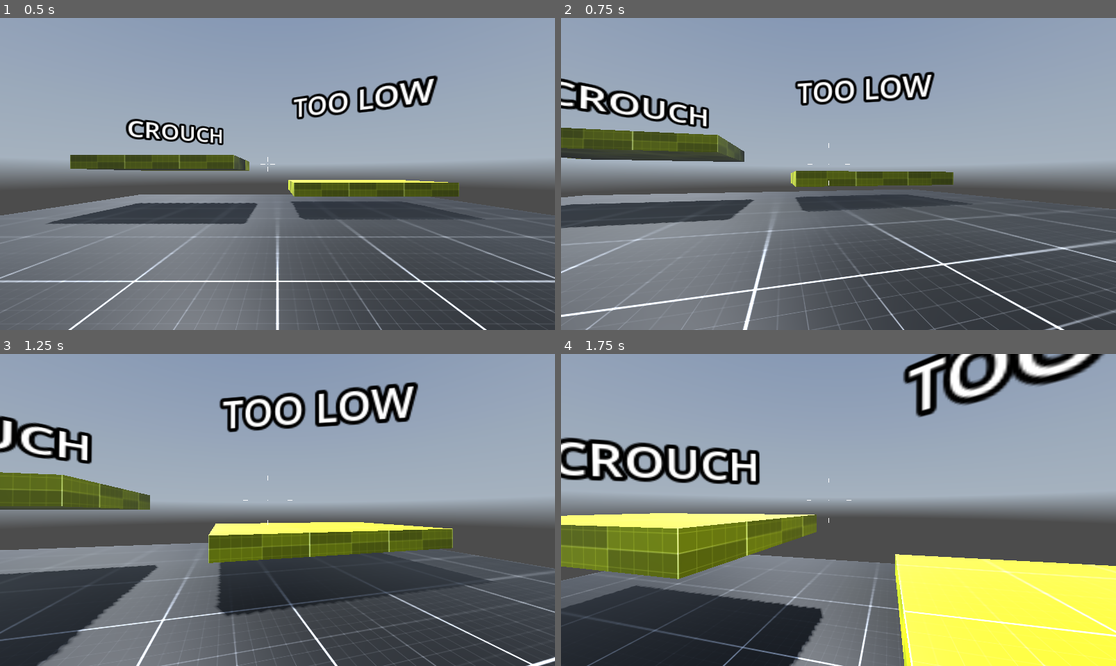
Above: before the commit, frames 1-4 (two rows, left to right).
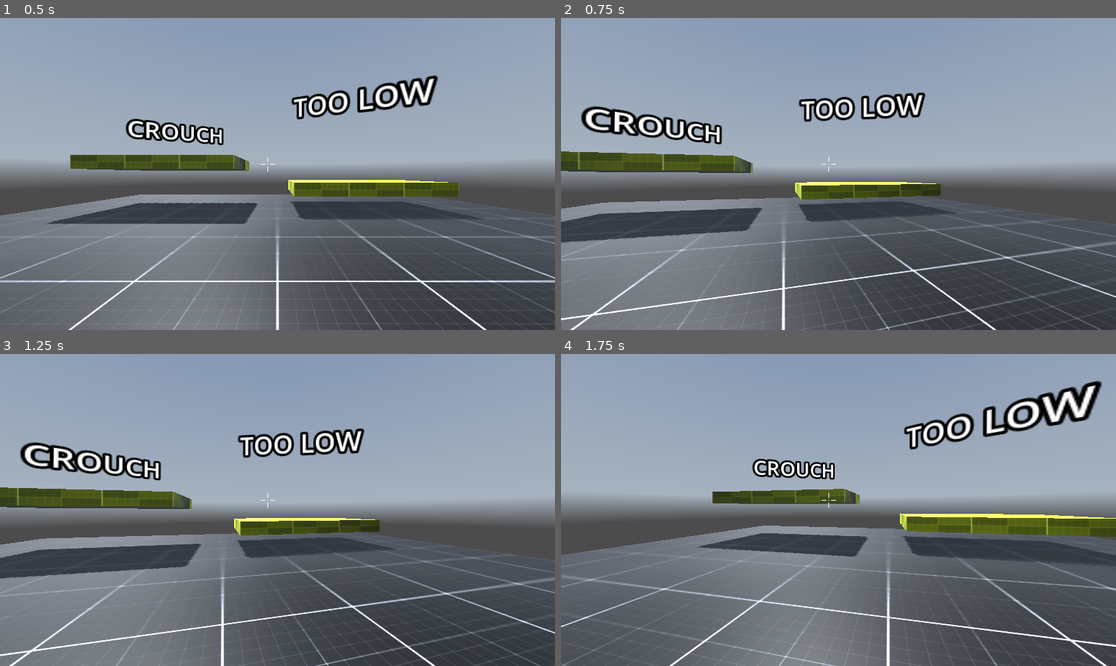
Above: after the commit, the same moments.

Repository: StayAtHomeDev-Git/FPS-Godot-Basic-Setup
Game: Godot game, scene res://levels/level_002.tscn
Same seed, same stepped clock (60 frames per second), same inputs: the game is played once before the commit and once after it. A sky picture missing from this copy of the repository is replaced by a grey-blue gradient.
Inputs (mouse positions are in pixels of both pictures, inside the frame that each line leads up to):
- Up to frame 1 (0.5 s): no input
- Up to frame 2 (0.75 s): tap Enter at 0.5 s; move the mouse to (866, 174) at 0.52 s; hold W (move_forward) from 0.53 s (still down); hold C (crouch) from 0.53 s (still down)
- Up to frame 3 (1.25 s): keep holding W (move_forward); keep holding C (crouch); tap Space (jump) at 0.77, 1.07 s; tap Shift (sprint) at 0.8 s
- Up to frame 4 (1.75 s): keep holding W (move_forward); move the mouse to (810, 510) at 1.27 s; release C (crouch) at 1.28 s; tap Shift (sprint) at 1.35 s; tap Space (jump) at 1.52, 1.55 s

Frame 1 is identical in both runs. In frame 2, 21% of the frame differs, in the area x 0-100%, y 17-100%; in frame 3, 30%; in frame 4, 49%, in the area x 0-100%, y 0-100%.

Commit message:
E10-terminé

Diff:
--- a/controllers/SprintingPlayerState.gd
+++ /dev/null
@@ -1,22 +0,0 @@
-class_name SprintingPayerState extends State
-
-
-# Called when the node enters the scene tree for the first time.
-@export var ANIMATION : AnimationPlayer
-@export var TOP_ANIM_SPEED : float = 1.6
-
-func enter() -> void:
-
-	ANIMATION.play("Sprinting",0.5,1.0)
-	Global.player._speed = Global.player.SPEED_SPRINTING
-
-func update(delta):
-	set_animation_speed(Global.player.velocity.length())
-
-func set_animation_speed(spd):
-		var alpha =remap(spd,0.0,Global.player.SPEED_SPRINTING,0.0,1.0)
-		ANIMATION.speed_scale = lerp(0.0, TOP_ANIM_SPEED,alpha)
-
-func _input(event) -> void:
-	if event.is_action_released("sprint") and Global.player.is_on_floor():
-		transition.emit("WalkingPlayerState")
--- a/controllers/fps_controller.tscn
+++ b/controllers/fps_controller.tscn
@@ -8,7 +8,7 @@
 [ext_resource type="Script" path="res://scripts/state_machine.gd" id="6_4e1jy"]
 [ext_resource type="Script" path="res://controllers/scripts/IdlePlayerState.gd" id="6_ol7nt"]
 [ext_resource type="Script" path="res://controllers/scripts/WalkingPlayerState.gd" id="7_tqs6g"]
-[ext_resource type="Script" path="res://controllers/SprintingPlayerState.gd" id="9_idqp6"]
+[ext_resource type="Script" path="res://controllers/scripts/SprintingPlayerState.gd" id="9_idqp6"]
 
 [sub_resource type="CapsuleShape3D" id="CapsuleShape3D_u6tj1"]
 
@@ -121,6 +121,39 @@
 tracks/5/interp = 1
 tracks/5/loop_wrap = true
 tracks/5/keys = {
+"handle_modes": PackedInt32Array(0),
+"points": PackedFloat32Array(0, -0.25, 0, 0.25, 0),
+"times": PackedFloat32Array(0)
+}
+tracks/6/type = "bezier"
+tracks/6/imported = false
+tracks/6/enabled = true
+tracks/6/path = NodePath("CameraController:position:x")
+tracks/6/interp = 1
+tracks/6/loop_wrap = true
+tracks/6/keys = {
+"handle_modes": PackedInt32Array(0),
+"points": PackedFloat32Array(0, -0.25, 0, 0.25, 0),
+"times": PackedFloat32Array(0)
+}
+tracks/7/type = "bezier"
+tracks/7/imported = false
+tracks/7/enabled = true
+tracks/7/path = NodePath("CameraController:position:y")
+tracks/7/interp = 1
+tracks/7/loop_wrap = true
+tracks/7/keys = {
+"handle_modes": PackedInt32Array(0),
+"points": PackedFloat32Array(1.5, -0.25, 0, 0.25, 0),
+"times": PackedFloat32Array(0)
+}
+tracks/8/type = "bezier"
+tracks/8/imported = false
+tracks/8/enabled = true
+tracks/8/path = NodePath("CameraController:position:z")
+tracks/8/interp = 1
+tracks/8/loop_wrap = true
+tracks/8/keys = {
 "handle_modes": PackedInt32Array(0),
 "points": PackedFloat32Array(0, -0.25, 0, 0.25, 0),
 "times": PackedFloat32Array(0)
@@ -163,11 +196,50 @@
 "times": PackedFloat32Array(0)
 }
 
+[sub_resource type="Animation" id="Animation_k7108"]
+resource_name = "Walking"
+length = 2.0
+loop_mode = 1
+tracks/0/type = "bezier"
+tracks/0/imported = false
+tracks/0/enabled = true
+tracks/0/path = NodePath("CameraController:position:x")
+tracks/0/interp = 1
+tracks/0/loop_wrap = true
+tracks/0/keys = {
+"handle_modes": PackedInt32Array(0, 0, 0, 0, 0),
+"points": PackedFloat32Array(0.014893, -0.25, 0, 0.25, 0, -0.000164247, -0.25, 0, 0.25, 0, -0.0145371, -0.25, 0, 0.25, 0, -0.000164247, -0.25, 0, 0.25, 0, 0.0138664, -0.25, 0, 0.25, 0),
+"times": PackedFloat32Array(0, 0.5, 0.9, 1.5, 2)
+}
+tracks/1/type = "bezier"
+tracks/1/imported = false
+tracks/1/enabled = true
+tracks/1/path = NodePath("CameraController:position:y")
+tracks/1/interp = 1
+tracks/1/loop_wrap = true
+tracks/1/keys = {
+"handle_modes": PackedInt32Array(0, 0, 0, 0, 0),
+"points": PackedFloat32Array(1.5, -0.25, 0, 0.3, 0.00919652, 1.55437, -0.25, 0, 0.25, 0, 1.50047, -0.3, 0.011464, 0.4, 0.0118062, 1.55283, -0.25, 0, 0.25, 0, 1.5003, -0.3, 0.00906861, 0.25, 0),
+"times": PackedFloat32Array(0, 0.5, 1, 1.48207, 2)
+}
+tracks/2/type = "bezier"
+tracks/2/imported = false
+tracks/2/enabled = true
+tracks/2/path = NodePath("CameraController:position:z")
+tracks/2/interp = 1
+tracks/2/loop_wrap = true
+tracks/2/keys = {
+"handle_modes": PackedInt32Array(0),
+"points": PackedFloat32Array(0, -0.25, 0, 0.25, 0),
+"times": PackedFloat32Array(0)
+}
+
 [sub_resource type="AnimationLibrary" id="AnimationLibrary_61h8n"]
 _data = {
 "Crouch": SubResource("Animation_js0a7"),
 "RESET": SubResource("Animation_xk61r"),
-"Sprinting": SubResource("Animation_a301o")
+"Sprinting": SubResource("Animation_a301o"),
+"Walking": SubResource("Animation_k7108")
 }
 
 [sub_resource type="SphereShape3D" id="SphereShape3D_bwh5k"]
@@ -270,16 +342,13 @@
 script = ExtResource("6_4e1jy")
 CURRENT_STATE = NodePath("IdlePlayerState")
 
-[node name="IdlePlayerState" type="Node" parent="PlayerStateMachine" node_paths=PackedStringArray("ANIMATION")]
+[node name="IdlePlayerState" type="Node" parent="PlayerStateMachine"]
 script = ExtResource("6_ol7nt")
-ANIMATION = NodePath("../../AnimationPlayer")
-
-[node name="WalkingPlayerState" type="Node" parent="PlayerStateMachine" node_paths=PackedStringArray("ANIMATION")]
+
+[node name="WalkingPlayerState" type="Node" parent="PlayerStateMachine"]
 script = ExtResource("7_tqs6g")
-ANIMATION = NodePath("../../AnimationPlayer")
-
-[node name="SprintingPlayerState" type="Node" parent="PlayerStateMachine" node_paths=PackedStringArray("ANIMATION")]
+
+[node name="SprintingPlayerState" type="Node" parent="PlayerStateMachine"]
 script = ExtResource("9_idqp6")
-ANIMATION = NodePath("../../AnimationPlayer")
 
 [connection signal="animation_started" from="AnimationPlayer" to="." method="_on_animation_player_animation_started"]
--- a/controllers/scripts/IdlePlayerState.gd
+++ b/controllers/scripts/IdlePlayerState.gd
@@ -1,13 +1,19 @@
 class_name IdlePlayerState
 
-extends State
+extends PlayerMovementState
 
-
-@export var ANIMATION : AnimationPlayer
+@export var SPEED: float = 0
+@export var ACCELERATION : float = 0
+@export var DECELERATION : float = 0
+@export var TOP_ANIM_SPEED : float = 0
 
 func enter() -> void:
 	ANIMATION.pause()
 
-func update(dlta):
-	if Global.player.velocity.length() > 0.0 and Global.player.is_on_floor():
+func update(delta):
+	PLAYER.update_gravity(delta)
+	PLAYER.update_input(SPEED,ACCELERATION,DECELERATION)
+	PLAYER.update_velocity()
+
+	if PLAYER.velocity.length() > 0.0 and PLAYER.is_on_floor():
 		transition.emit("WalkingPlayerState")
--- /dev/null
+++ b/controllers/scripts/SprintingPlayerState.gd
@@ -0,0 +1,23 @@
+class_name SprintingPayerState extends PlayerMovementState
+
+@export var SPEED: float = 7.0
+@export var ACCELERATION : float = 0.1
+@export var DECELERATION : float = 0.25
+@export var TOP_ANIM_SPEED : float = 1.6
+
+func enter() -> void:
+	ANIMATION.play("Sprinting",0.5,1.0)
+
+func update(delta):
+	PLAYER.update_gravity(delta)
+	PLAYER.update_input(SPEED,ACCELERATION,DECELERATION)
+	PLAYER.update_velocity()
+
+	set_animation_speed(PLAYER.velocity.length())
+
+	if Input.is_action_just_released("sprint"):
+		transition.emit("WalkingPlayerState")
+
+func set_animation_speed(spd):
+		var alpha =remap(spd,0.0,SPEED,0.0,1.0)
+		ANIMATION.speed_scale = lerp(0.0, TOP_ANIM_SPEED,alpha)
--- a/controllers/scripts/WalkingPlayerState.gd
+++ b/controllers/scripts/WalkingPlayerState.gd
@@ -1,26 +1,30 @@
-class_name WalkingPlayerState
+class_name WalkingPlayerState extends PlayerMovementState
 
-extends State
-
-var libelle_animation
-# Called when the node enters the scene tree for the first time.
-@export var ANIMATION : AnimationPlayer
+@export var SPEED: float = 5.0
+@export var ACCELERATION : float = 0.1
+@export var DECELERATION : float = 0.25
 @export var TOP_ANIM_SPEED : float = 2.2
 
 func enter() -> void:
-
-	ANIMATION.play("Walkink",-1.0,0)
-	Global.player._speed = Global.player.SPEED_DEFAULT
+	ANIMATION.play("Walking",-1.0,1.0)
 
 func update(delta):
-	set_animation_speed(Global.player.velocity.length())
-	if Global.player.velocity.length() == 0.0:
+	PLAYER.update_gravity(delta)
+	PLAYER.update_input(SPEED,ACCELERATION,DECELERATION)
+	PLAYER.update_velocity()
+
+	set_animation_speed(PLAYER.velocity.length())
+
+	if Input.is_action_pressed("sprint") and PLAYER.is_on_floor():
+		transition.emit("SprintingPlayerState")
+
+	if PLAYER.velocity.length() == 0.0:
 		transition.emit("IdlePlayerState")
 
 func set_animation_speed(spd):
-		var alpha =remap(spd,0.0,Global.player.SPEED_DEFAULT,0.0,1.0)
+		var alpha =remap(spd,0.0,SPEED,0.0,1.0)
 		ANIMATION.speed_scale = lerp(0.0, TOP_ANIM_SPEED,alpha)
 
-func _input(event) -> void:
-	if event.is_action_pressed("sprint") and Global.player.is_on_floor():
-		transition.emit("SprintingPlayerState")
+#func _input(event):
+	#if event.is_action_pressed("sprint"):
+		#transition.emit("SprintingPlayerState")
--- a/controllers/scripts/fps_controller.gd
+++ b/controllers/scripts/fps_controller.gd
@@ -1,12 +1,7 @@
+class_name Player
+
 extends CharacterBody3D
 
-@export var SPEED_DEFAULT : float = 5.0
-@export var SPEED_SPRINTING : float = 7.0
-@export var SPEED_CROUCH : float = 1.0
-@export var SPEED : float = 5.0
-@export var TOGGLE_CROUCH : bool = true
-@export var JUMP_VELOCITY : float = 4.5
-@export_range(5,10,0.1) var CROUCH_SPEED : float = 7.0
 @export var MOUSE_SENSITIVITY : float = 0.5
 @export var TILT_LOWER_LIMIT := deg_to_rad(-90.0)
 @export var TILT_UPPER_LIMIT := deg_to_rad(90.0)
@@ -14,7 +9,6 @@
 @export var ANIMATIONPLAYER : AnimationPlayer
 @export var CROUCH_SHAPECAST : Node3D
 
-var _speed : float
 var _mouse_input : bool = false
 var _rotation_input : float
 var _tilt_input : float
@@ -22,35 +16,22 @@
 var _player_rotation : Vector3
 var _camera_rotation : Vector3
 
-var _is_crouching : bool = false
 
 # Get the gravity from the project settings to be synced with RigidBody nodes.
+
 var gravity = ProjectSettings.get_setting("physics/3d/default_gravity")
 
 func _unhandled_input(event: InputEvent) -> void:
-
 	_mouse_input = event is InputEventMouseMotion and Input.get_mouse_mode() == Input.MOUSE_MODE_CAPTURED
 	if _mouse_input:
 		_rotation_input = -event.relative.x * MOUSE_SENSITIVITY
 		_tilt_input = -event.relative.y * MOUSE_SENSITIVITY
 
 func _input(event):
-
 	if event.is_action_pressed("exit"):
 		get_tree().quit()
-	if event.is_action_pressed("crouch") and is_on_floor():
-		toggle_crouch()
-	if event.is_action_pressed("crouch") and _is_crouching == false and is_on_floor() and TOGGLE_CROUCH == false: #Hold to Crouch
-			crouching(true)
-	if event.is_action_released("crouch") and _is_crouching == false: #Release to Uncrouch
-		if CROUCH_SHAPECAST.is_colliding() == false:
-			crouching(false)
-		elif CROUCH_SHAPECAST.is_colliding() == true:
-			uncrouch_check()
 
-func _update_camera(delta):
-
-	# Rotates camera using euler rotation
+func update_camera(delta) -> void:
 	_mouse_rotation.x += _tilt_input * delta
 	_mouse_rotation.x = clamp(_mouse_rotation.x, TILT_LOWER_LIMIT, TILT_UPPER_LIMIT)
 	_mouse_rotation.y += _rotation_input * delta
@@ -69,78 +50,32 @@
 func _ready():
 
 	Global.player = self
-	# Get mouse input
+
 	Input.mouse_mode = Input.MOUSE_MODE_CAPTURED
 
-	# Set default speed
-	_speed = SPEED_DEFAULT
 
-	# add crouch check shapecast  collision exception for CharaterBody3D node
 	CROUCH_SHAPECAST.add_exception($".")
 
 func _physics_process(delta):
 
-	Global.debug.add_property("MovementSpeed",_speed,1)
-	Global.debug.add_property("MouseRotation",_mouse_rotation,2)
+	Global.debug.add_property("Velocity","%.2f" % velocity.length(), 2)
 
+	update_camera(delta)
 
+func update_gravity(delta) -> void:
+	velocity.y -= gravity * delta
 
-	# Update camera movement based on mouse movement
-	_update_camera(delta)
-
-	# Add the gravity.
-	if not is_on_floor():
-		velocity.y -= gravity * delta
-
-	# Handle Jump.
-	if Input.is_action_just_pressed("jump") and is_on_floor() and _is_crouching == false:
-		velocity.y = JUMP_VELOCITY
-
-	# Get the input direction and handle the movement/deceleration.
-	# As good practice, you should replace UI actions with custom gameplay actions.
+func update_input(speed: float, acceleration: float, deceleration: float) -> void:
 	var input_dir = Input.get_vector("move_left", "move_right", "move_forward", "move_backward")
-
+	Global.debug.add_property("input_dir", input_dir, 4)
 	var direction = (transform.basis * Vector3(input_dir.x, 0, input_dir.y)).normalized()
 
 	if direction:
-		velocity.x = direction.x * _speed
-		velocity.z = direction.z * _speed
+		velocity.x = lerp(velocity.x,direction.x * speed, acceleration)
+		velocity.z = lerp(velocity.z,direction.z * speed, acceleration)
 	else:
-		velocity.x = move_toward(velocity.x, 0, _speed)
-		velocity.z = move_toward(velocity.z, 0, _speed)
+		velocity.x = move_toward(velocity.x, 0, deceleration)
+		velocity.z = move_toward(velocity.z, 0, deceleration)
 
+func update_velocity() -> void:
 	move_and_slide()
-
-func toggle_crouch():
-		if _is_crouching == true and CROUCH_SHAPECAST.is_colliding() == false:
-			crouching(false)
-		elif _is_crouching == false:
-			crouching(true)
-
-func crouching(state : bool):
-	match state:
-		true:
-			ANIMATIONPLAYER.play("Crouch",0, CROUCH_SPEED)
-			set_movement_speed("crouching")
-		false:
-			ANIMATIONPLAYER.play("Crouch",0, -CROUCH_SPEED, true)
-			set_movement_speed("default")
-
-func uncrouch_check():
-	if CROUCH_SHAPECAST.is_colliding() == false:
-		crouching(false)
-	if CROUCH_SHAPECAST.is_colliding() == true:
-		await  get_tree().create_timer(0.1).timeout
-		uncrouch_check()
-
-func _on_animation_player_animation_started(anim_name):
-	_is_crouching = !_is_crouching
-
-
-# Set mouvement speed of player
-func set_movement_speed(state : String):
-	match state:
-		"default":
-			_speed = SPEED_DEFAULT
-		"crouching":
-			_speed = SPEED_CROUCH
--- /dev/null
+++ b/scripts/PlayerMovementState.gd
@@ -0,0 +1,16 @@
+class_name PlayerMovementState
+
+extends State
+
+var PLAYER: Player
+var ANIMATION: AnimationPlayer
+
+# Called when the node enters the scene tree for the first time.
+func _ready():
+	await  owner.ready
+	PLAYER = owner as Player
+	ANIMATION = PLAYER.ANIMATIONPLAYER
+
+# Called every frame. 'delta' is the elapsed time since the previous frame.
+func _process(delta):
+	pass
--- a/scripts/state_machine.gd
+++ b/scripts/state_machine.gd
@@ -3,6 +3,7 @@
 extends State
 
 @export var CURRENT_STATE : State
+
 
 var states: Dictionary = {}
 
@@ -14,6 +15,7 @@
 		else:
 			push_warning("State machine contains incopatible child node")
 
+	await owner.ready
 	CURRENT_STATE.enter()
 
 func _process(delta):
Not shown: 1 places in controllers/fps_controller.tscn that only renumber resources
